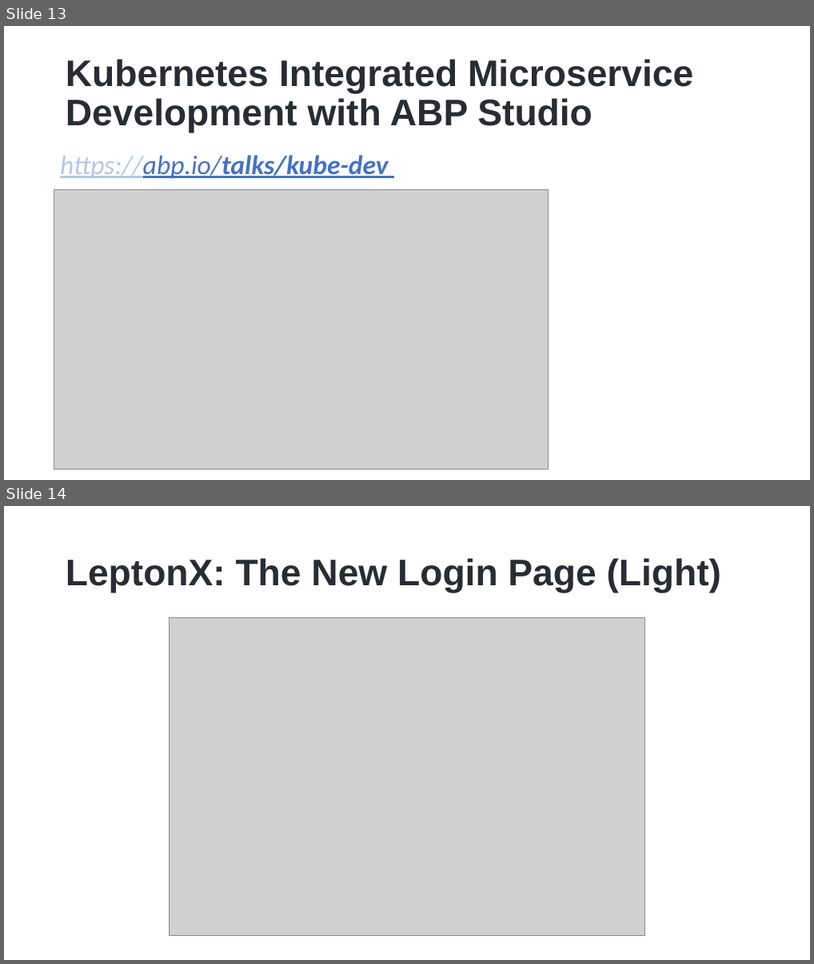
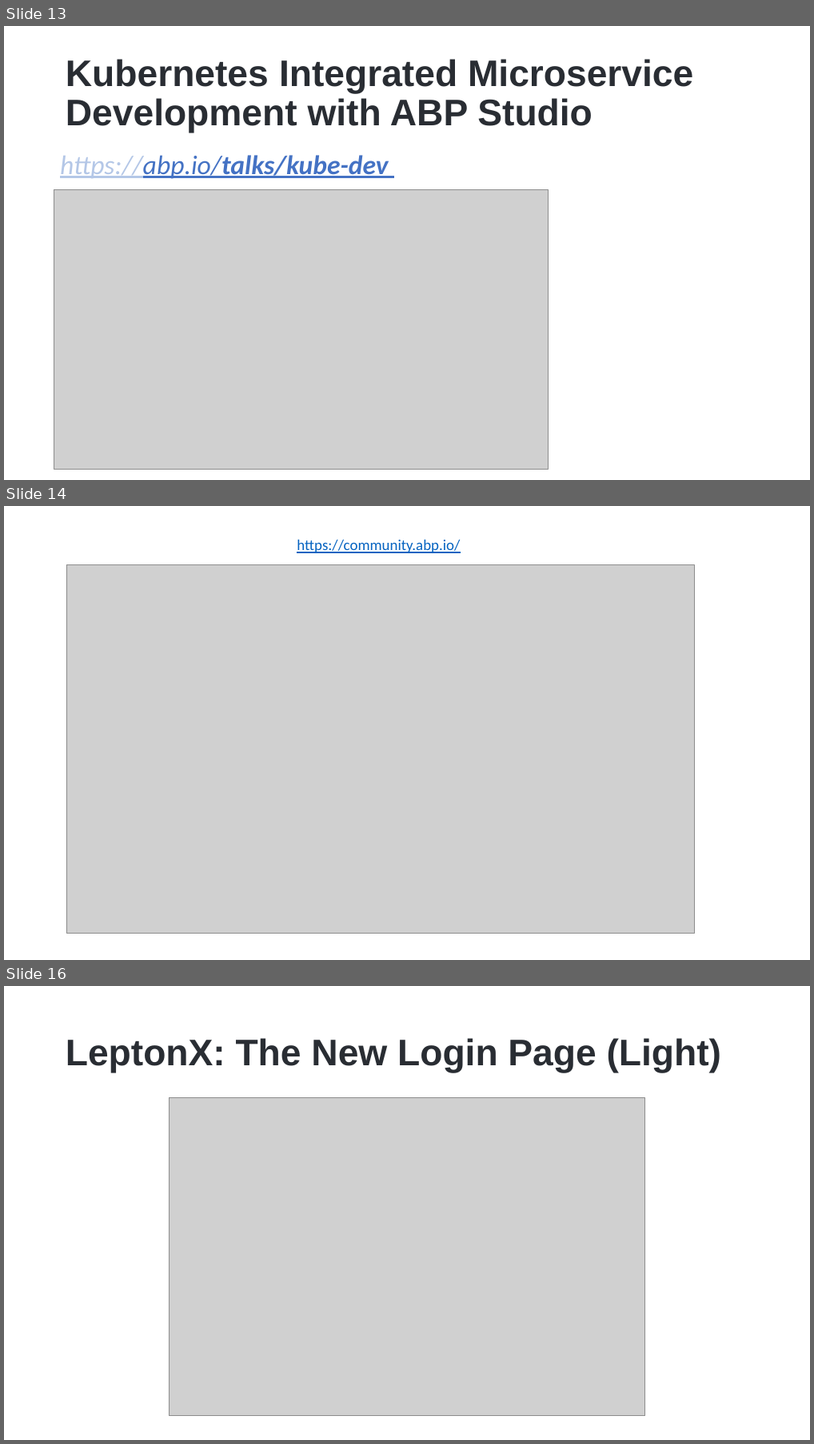
Before and after one commit to hikalkan/presentations, a slide deck: 2023-05-30 ABP Community Talks 2023.4/ABP Comm Talks 2023.4.pptx. Shown one above the other, each under a label of ours: slides 13 and 14 before the commit, slides 13, 14 and 16 after it; the slides between them are not shown. The pictures are 814x964 and 814x1444 pixels, drawn with LibreOffice and Linux fonts; fonts in the diff are those of the drawing; grey boxes stand for pictures; background and template pictures are left out. Boxes give left, top, right and bottom in pixels: in the first picture for what was removed or moved away, otherwise in the second. Text is boxed around its words. In the diff, an @@ line names an element or a change of style, - is before the commit and + after.

```diff
--- a/2023-05-30 ABP Community Talks 2023.4/ABP Comm Talks 2023.4.pptx
+++ b/2023-05-30 ABP Community Talks 2023.4/ABP Comm Talks 2023.4.pptx
@@ slide 14 added at bbox=[4, 506, 810, 960], background picture (left out) @@
@@ text added at bbox=[297, 540, 460, 553], 18 pt, text #0563C1, underline @@
+https://community.abp.io/
@@ picture added at bbox=[66, 565, 695, 933] @@
@@ what was slide 14 is now slide 16 @@
```
Also in this commit, not shown: 1 other slide added.
